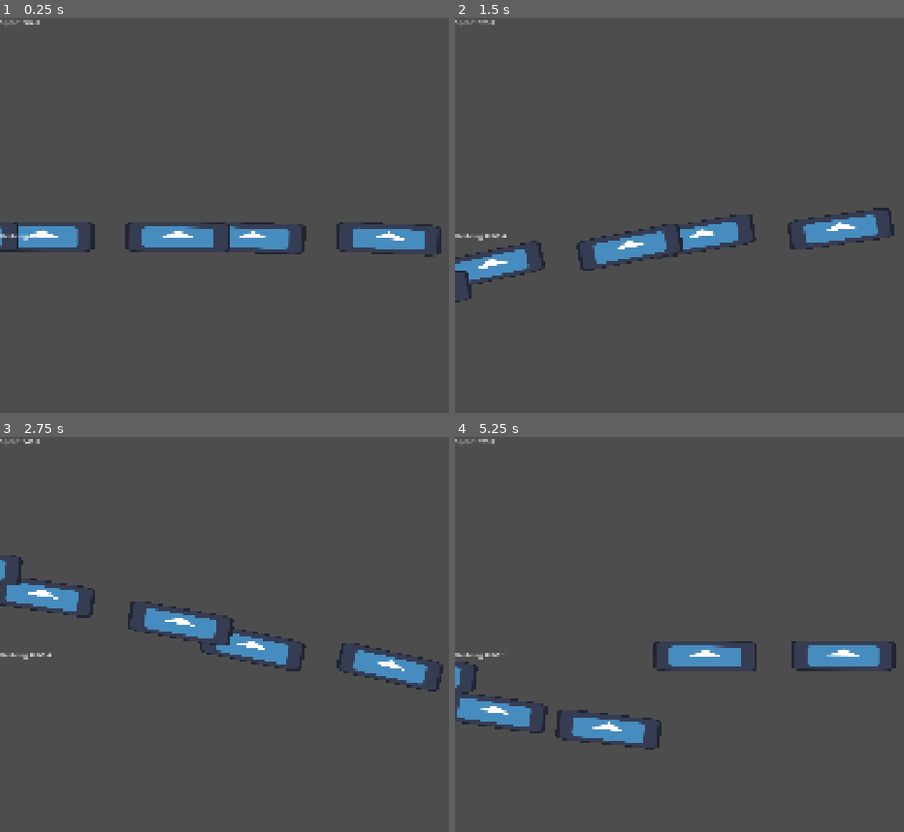
Above: before the commit, frames 1-4 (two rows, left to right).
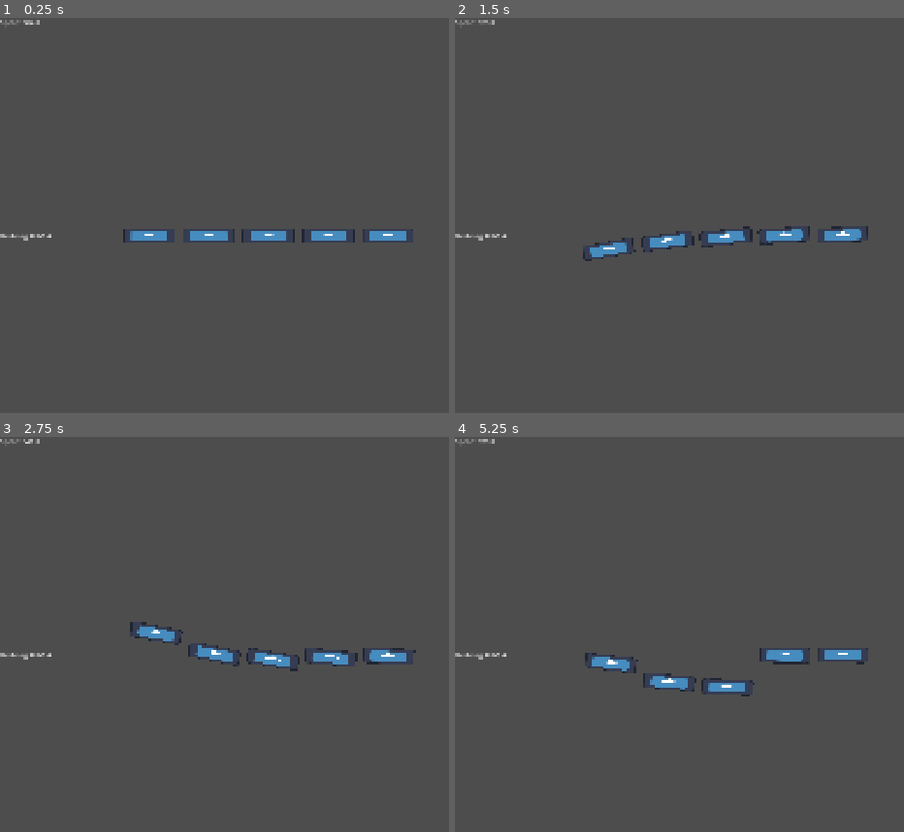
Above: after the commit, the same moments.

Repository: g3evorz/Gameseed-2026
Game: Godot game, scene res://Scenes/main.tscn
The game is run twice, just before and just after one commit, with the same random seed, the same clock (stepped at 60 frames per second) and the same inputs. The engine's default icon, where the game draws it, is replaced by a stand-in: a white triangle on a blue panel in a dark square.
Inputs:
- Up to frame 1 (0.25 s): no input
- Up to frame 2 (1.5 s): tap Enter (ui_accept) at 0.5, 0.77 s
- Up to frame 3 (2.75 s): tap Enter (ui_accept) at 1.52 s
- Up to frame 4 (5.25 s): tap Enter (ui_accept) at 3.02, 3.77, 4.52 s

The runs differ from the first frame. In frame 1, 3.5% of the frame differs, in the area x 0-99%, y 51-61%; in frame 2, 3.8%; in frame 3, 4.6%; in frame 4, 5.2%, in the area x 0-99%, y 51-80%.

Commit message:
Adjust train positioning and coupling params
Reposition train nodes and tune coupling/spacing values: set Camera2D zoom for Kepala, moved KumpulanGerbong and Kereta in their scenes to update layout, increased inter-car spacing (JARAK_PIKSEL_ANTAR_GERBONG 270 -> 350) and reduced coupling thresholds (BATAS_MAKSIMUM_COUPLER 150 -> 35, BATAS_MINIMUM_COUPLER 75 -> 12.5) to match the new scale/physics. Also kept a note about removing magic numbers in Gerbong.gd.

Diff:
--- a/Scenes/Components/Kereta/kepala.tscn
+++ b/Scenes/Components/Kereta/kepala.tscn
@@ -13,6 +13,7 @@
 script = ExtResource("1_kiorl")
 
 [node name="Camera2D" type="Camera2D" parent="CharacterBody2D" unique_id=18270038]
+zoom = Vector2(0.5, 0.5)
 
 [node name="Sprite2D" type="Sprite2D" parent="CharacterBody2D" unique_id=1829586725]
 position = Vector2(-129, 38)
--- a/Scenes/Components/kereta.tscn
+++ b/Scenes/Components/kereta.tscn
@@ -10,6 +10,7 @@
 [node name="Kepala" parent="." unique_id=1780252134 instance=ExtResource("1_2wmvs")]
 
 [node name="KumpulanGerbong" type="Node2D" parent="." unique_id=399389016]
+position = Vector2(-280, 0)
 
 [node name="Gerbong1" parent="KumpulanGerbong" unique_id=2090834745 instance=ExtResource("3_k3j8q")]
 
--- a/Scenes/main.tscn
+++ b/Scenes/main.tscn
@@ -7,7 +7,7 @@
 [node name="Main" type="Node2D" unique_id=1169577489]
 
 [node name="Kereta" parent="." unique_id=1640051749 instance=ExtResource("1_bo1nx")]
-position = Vector2(2, -41)
+position = Vector2(-55, 185)
 
 [node name="World" parent="." unique_id=1368948942 instance=ExtResource("2_8gbba")]
 position = Vector2(3, 222)
--- a/Script/Kereta/Gerbong.gd
+++ b/Script/Kereta/Gerbong.gd
@@ -17,8 +17,8 @@
 var was_on_floor = false
 
 @export var MAX_SPRING_VELOCITY = 1000.0
-@export var BATAS_MAKSIMUM_COUPLER = 150.0
-@export var BATAS_MINIMUM_COUPLER = 75
+@export var BATAS_MAKSIMUM_COUPLER = 35.0
+@export var BATAS_MINIMUM_COUPLER = 12.5
 @export var LEBAR_ASLI_GAMBAR_HIDROLIK = 46.0
 
 # --- REVISI PRIORITAS SEDANG: Pembersihan Magic Numbers ---
--- a/Script/Kereta/kereta.gd
+++ b/Script/Kereta/kereta.gd
@@ -5,7 +5,7 @@
 @onready var kumpulan_gerbong = $KumpulanGerbong
 @onready var label_jumlah_gerbong = $CanvasLayer/LabelJumlahGerbong
 
-@export var JARAK_PIKSEL_ANTAR_GERBONG = 270.0
+@export var JARAK_PIKSEL_ANTAR_GERBONG = 350.0
 @export var KEKAKUAN_DASAR = 15.0
 @export var FAKTOR_AWAL = 0.95
 @export var FAKTOR_PELURUHAN = 0.8
